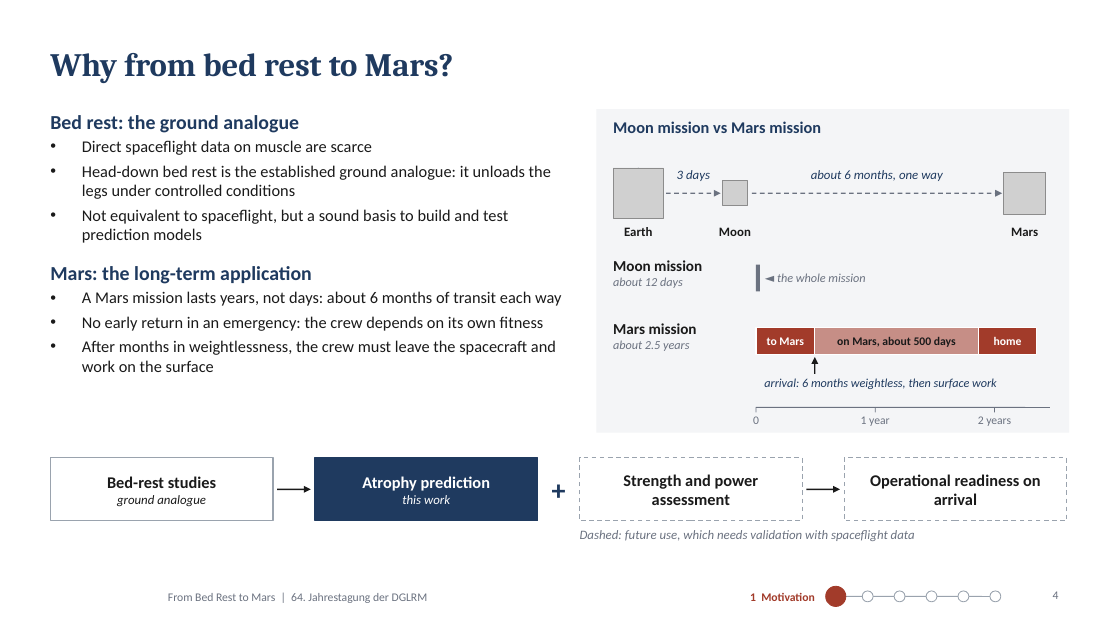
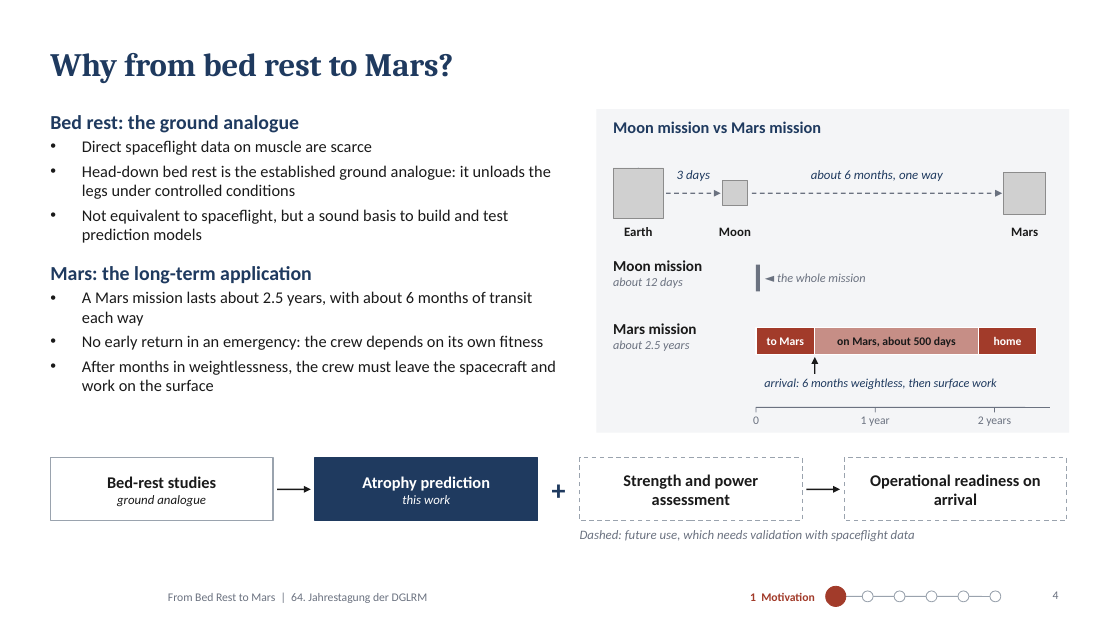
Before and after one commit to MiladBahariQaragoz/BedrestToMars, a slide deck: slide 4 of presentation/bed-rest-to-mars-talk.pptx. Drawn at 1120x630 pixels with LibreOffice and Linux fonts; fonts in the diff are those of the drawing; grey boxes stand for pictures; background and template pictures are left out. Boxes give left, top, right and bottom in pixels: in the first picture for what was removed or moved away, otherwise in the second. Text is boxed around its words. In the diff, an @@ line names an element or a change of style, - is before the commit and + after.

```diff
--- a/presentation/bed-rest-to-mars-talk.pptx
+++ b/presentation/bed-rest-to-mars-talk.pptx
@@ text at <box>82,291,532,326</box>: text changed @@
-• A Mars mission lasts years, not days: about 6 months of transit each way
+• A Mars mission lasts about 2.5 years, with about 6 months of transit each way
```
Also in this commit, not shown: 10 other slides changed, 3 other files.
